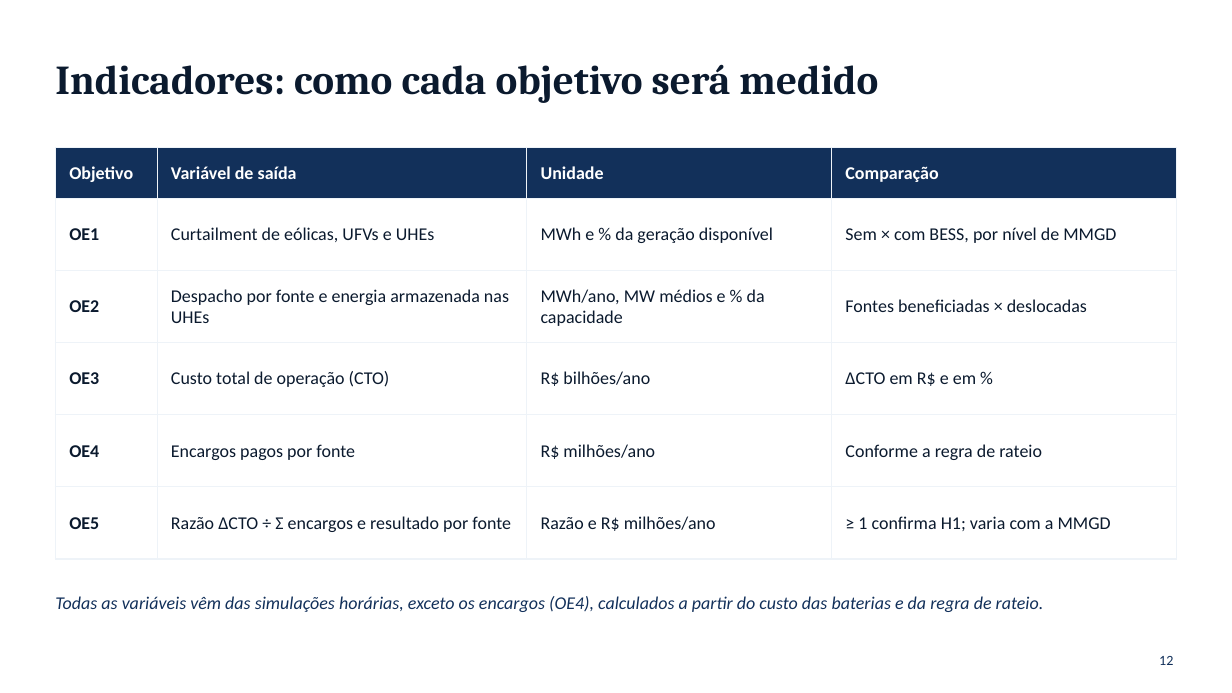
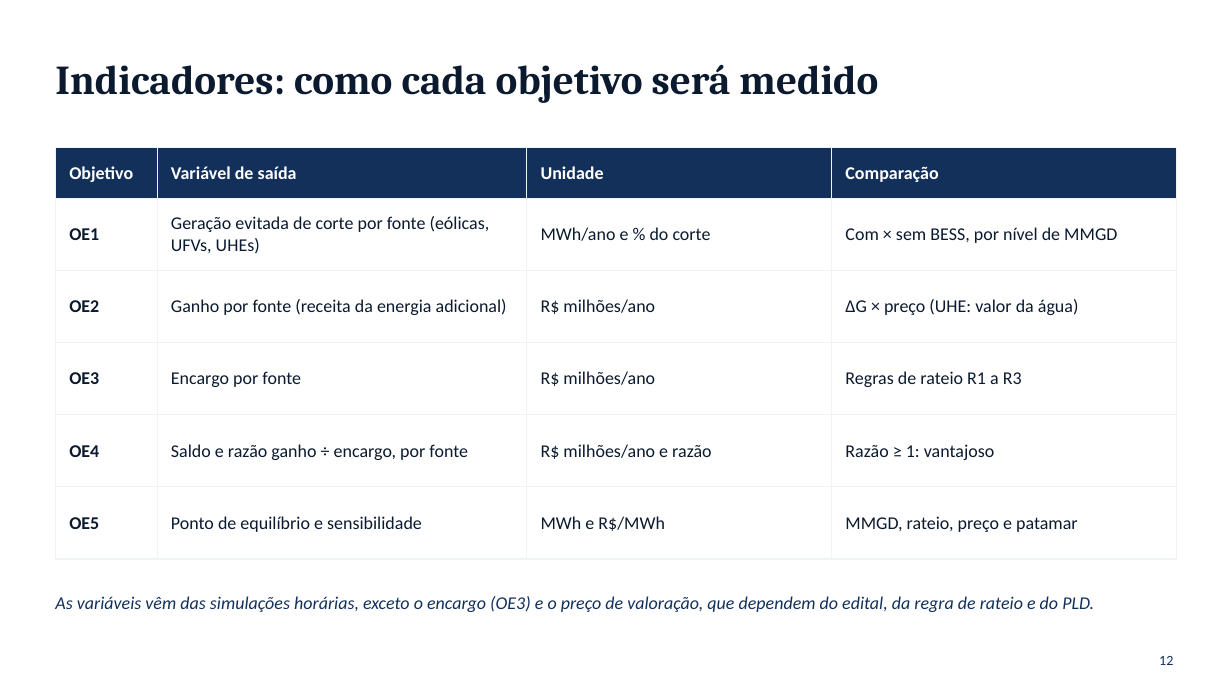
Before and after one commit to RonaldoSouza74/Instituto-de-Economia, a slide deck: slide 12 of Baterias_SIN_Economia_Setor_Eletrico_I.pptx. Drawn at 1232x693 pixels with LibreOffice and Linux fonts; fonts in the diff are those of the drawing. Boxes give left, top, right and bottom in pixels: in the first picture for what was removed or moved away, otherwise in the second. Text is boxed around its words. In the diff, an @@ line names an element or a change of style, - is before the commit and + after.

```diff
--- a/Baterias_SIN_Economia_Setor_Eletrico_I.pptx
+++ b/Baterias_SIN_Economia_Setor_Eletrico_I.pptx
@@ table at (55, 148, 1177, 536) @@
-row 2: OE1 | Curtailment de eólicas, UFVs e UHEs | MWh e % da geração disponível | Sem × com BESS, por nível de MMGD
+row 2: OE1 | Geração evitada de corte por fonte (eólicas, UFVs, UHEs) | MWh/ano e % do corte | Com × sem BESS, por nível de MMGD
-row 3: OE2 | Despacho por fonte e energia armazenada nas UHEs | MWh/ano, MW médios e % da capacidade | Fontes beneficiadas × deslocadas
+row 3: OE2 | Ganho por fonte (receita da energia adicional) | R$ milhões/ano | ΔG × preço (UHE: valor da água)
-row 4: OE3 | Custo total de operação (CTO) | R$ bilhões/ano | ΔCTO em R$ e em %
+row 4: OE3 | Encargo por fonte | R$ milhões/ano | Regras de rateio R1 a R3
-row 5: OE4 | Encargos pagos por fonte | R$ milhões/ano | Conforme a regra de rateio
+row 5: OE4 | Saldo e razão ganho ÷ encargo, por fonte | R$ milhões/ano e razão | Razão ≥ 1: vantajoso
-row 6: OE5 | Razão ΔCTO ÷ Σ encargos e resultado por fonte | Razão e R$ milhões/ano | ≥ 1 confirma H1; varia com a MMGD
+row 6: OE5 | Ponto de equilíbrio e sensibilidade | MWh e R$/MWh | MMGD, rateio, preço e patamar
@@ text at (55, 596, 1094, 612): text changed @@
-Todas as variáveis vêm das simulações horárias, exceto os encargos (OE4), calculados a partir do custo das baterias e da regra de rateio.
+As variáveis vêm das simulações horárias, exceto o encargo (OE3) e o preço de valoração, que dependem do edital, da regra de rateio e do PLD.
```
Also in this commit, not shown: 15 other slides changed, 2 slides added, 2 slides removed.
